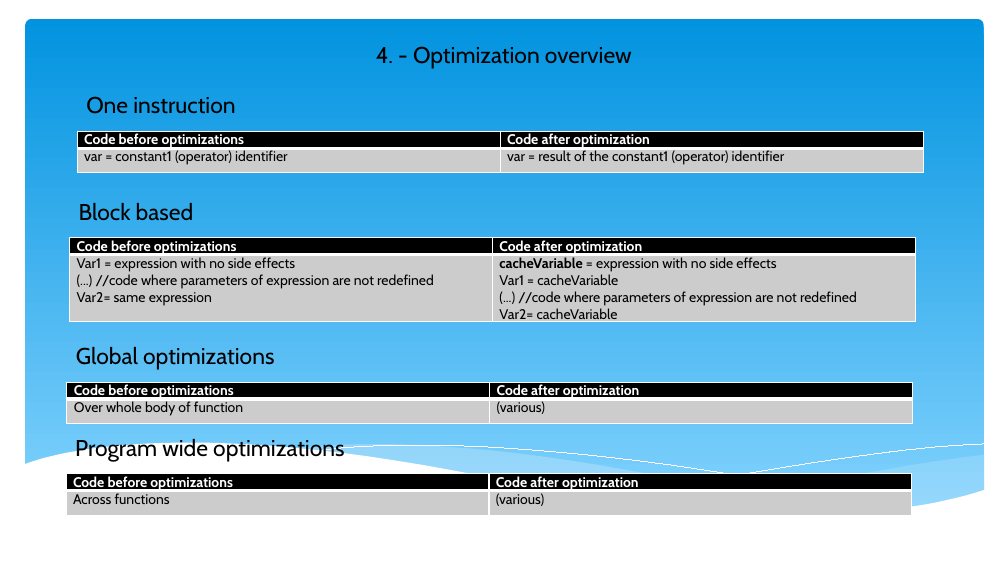
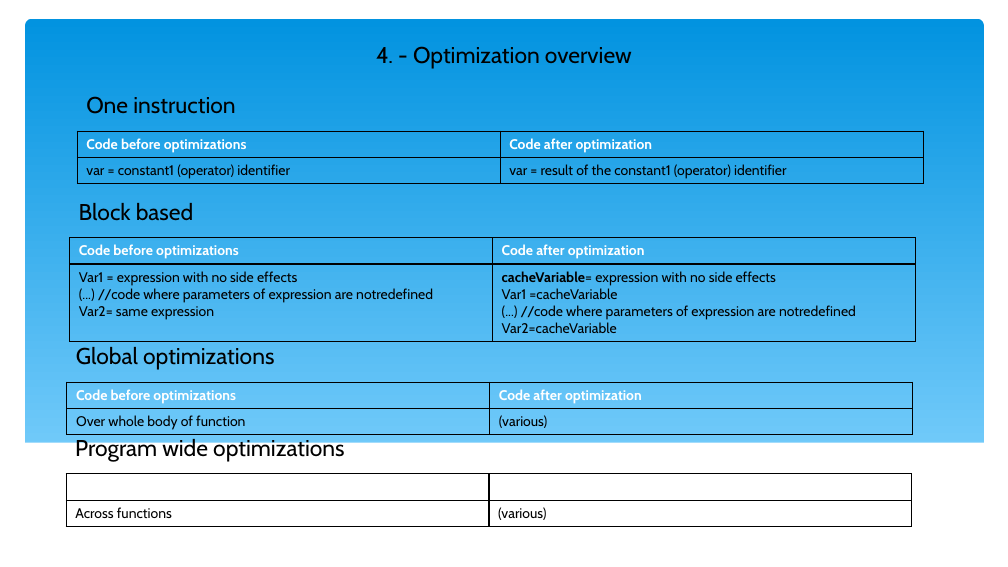
Before and after one commit to ciplogic/CodeRefractor, a slide deck: slide 6 of Documentation/Slides.pptx. Drawn at 1008x567 pixels with LibreOffice and Linux fonts; fonts in the diff are those of the drawing. Boxes give left, top, right and bottom in pixels: in the first picture for what was removed or moved away, otherwise in the second. Text is boxed around its words. In the diff, an @@ line names an element or a change of style, - is before the commit and + after.

```diff
--- a/Documentation/Slides.pptx
+++ b/Documentation/Slides.pptx
@@ rounded rectangle added at bbox=[26, 19, 984, 223], fill gradient #0293E0 to #83D3FE @@
@@ rectangle added at bbox=[24, 139, 986, 249], fill #FFFFFF @@
@@ table at bbox=[78, 131, 923, 183] @@
@@ fill #000000 to none in row 1 @@
@@ fill #CCCCCC to none in row 2 @@
@@ borders changed @@
@@ rectangle added at bbox=[289, 140, 900, 210], fill #C6E7FC @@
@@ rectangle added at bbox=[618, 140, 983, 194], outline #FFFFFF 0.75 pt @@
@@ table at bbox=[70, 238, 915, 337] @@
-row 2, column 1: Var1 = expression with no side effects / (...) //code where parameters of expression are not redefined / Var2= same expression
+row 2, column 1: Var1 = expression with no side effects / (...) //code where parameters of expression are notredefined / Var2= same expression
-row 2, column 2: cacheVariable = expression with no side effects / Var1 = cacheVariable / (...) //code where parameters of expression are not redefined / Var2= cacheVariable
+row 2, column 2: cacheVariable= expression with no side effects / Var1 =cacheVariable / (...) //code where parameters of expression are notredefined / Var2=cacheVariable
@@ fill #000000 to none in row 1 @@
@@ fill #CCCCCC to none in row 2 @@
@@ borders changed @@
@@ table at bbox=[67, 382, 912, 434] @@
@@ fill #000000 to none in row 1 @@
@@ fill #CCCCCC to none in row 2 @@
@@ borders changed @@
@@ group removed at bbox=[24, 443, 986, 552]: 5 freeform shapes @@
@@ rectangle added at bbox=[24, 443, 986, 552], fill #FFFFFF @@
@@ table at bbox=[66, 474, 911, 524] @@
@@ fill #000000 to none in row 1 @@
@@ fill #CCCCCC to none in row 2 @@
@@ borders changed @@
@@ rectangle added at bbox=[668, 455, 985, 514], fill #C6E7FC @@
```
Also in this commit, not shown: 12 other slides changed, 5 other files.
